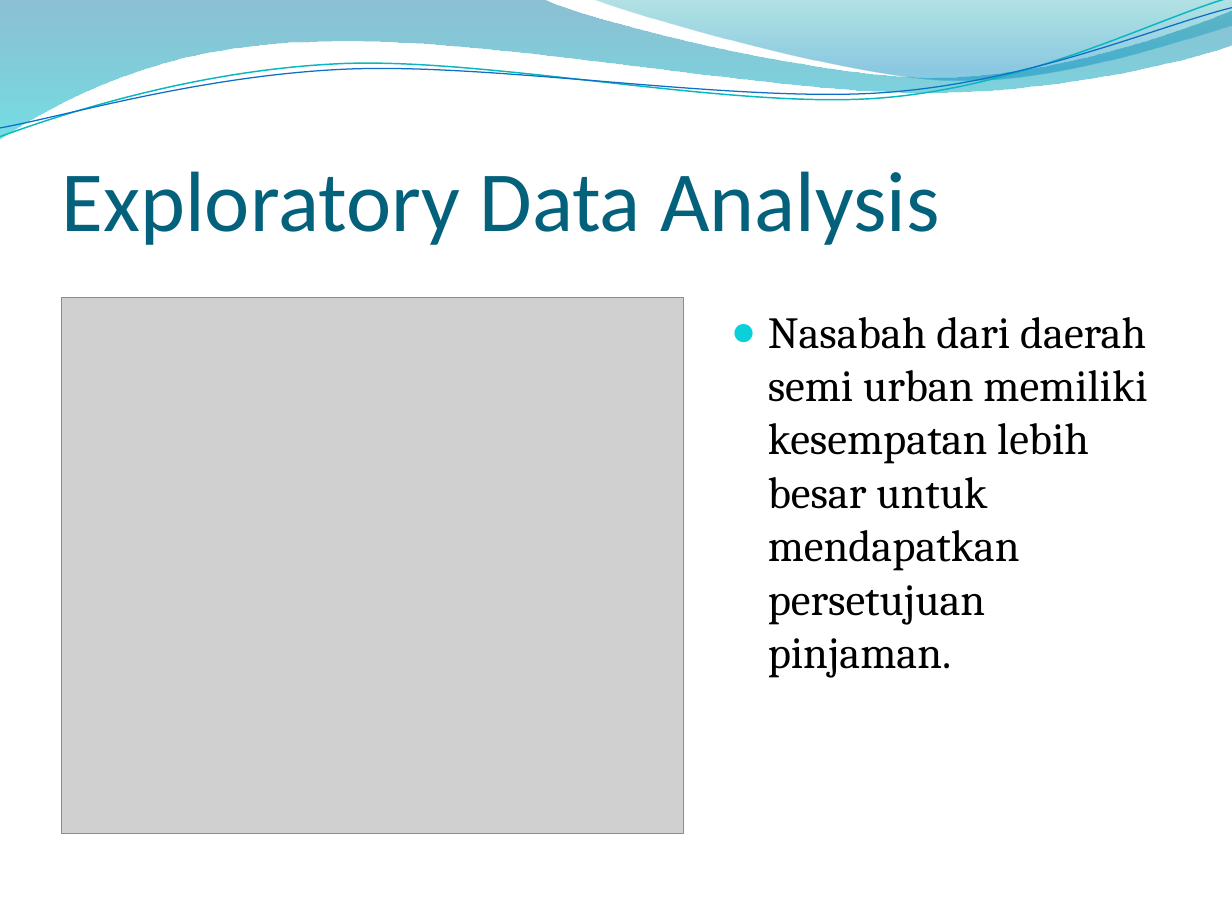
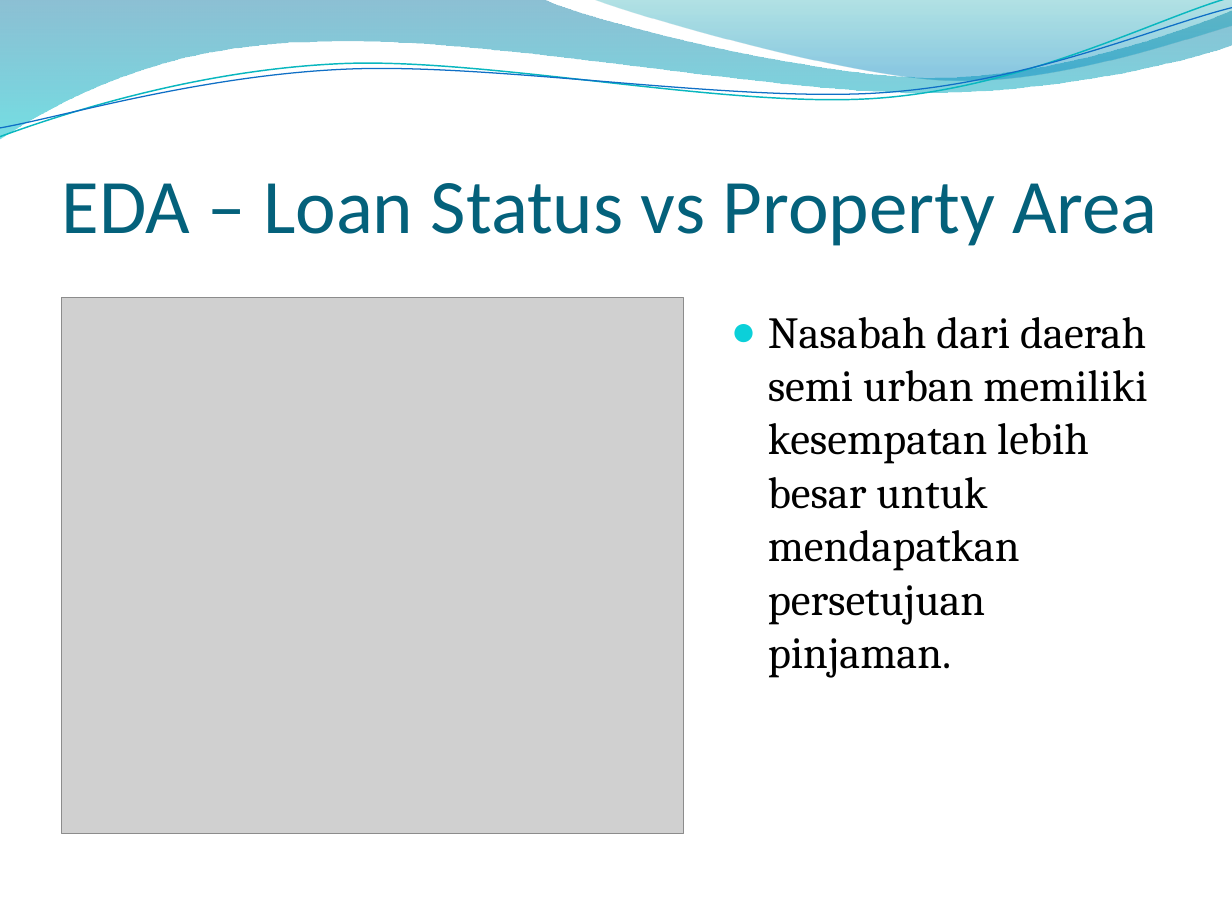
Before and after one commit to williambfi/machine-learning-assignment, a slide deck: slide 13 of Final Project House Loan Prediction/HOUSE LOAN PREDICTION.pptx. Drawn at 1232x924 pixels with LibreOffice and Linux fonts; fonts in the diff are those of the drawing; grey boxes stand for pictures; background and template pictures are left out. Boxes give left, top, right and bottom in pixels: in the first picture for what was removed or moved away, otherwise in the second. Text is boxed around its words. In the diff, an @@ line names an element or a change of style, - is before the commit and + after.

```diff
--- a/Final Project House Loan Prediction/HOUSE LOAN PREDICTION.pptx
+++ b/Final Project House Loan Prediction/HOUSE LOAN PREDICTION.pptx
@@ title at [62, 183, 1158, 246]: text changed; size 50 to 45 pt @@
-Exploratory Data Analysis
+EDA – Loan Status vs Property Area
```
Also in this commit, not shown: 13 other slides changed.
